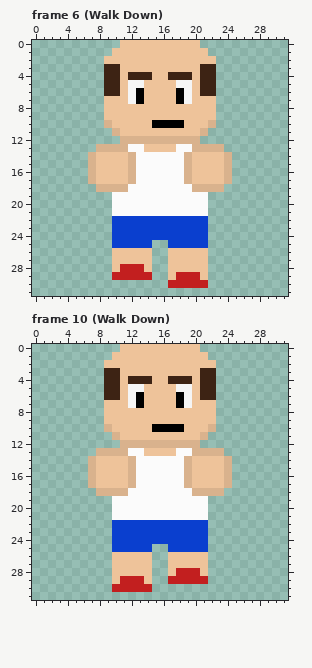
Pixel-art file -- build/Aseprite files/player Model template.aseprite. The picture above was drawn from the file before the commit.
32x32 pixels, 18 frames. Shown: frame 6 (Walk Down), frame 10 (Walk Down). The commit also changed other frames, which this record leaves out.
New version:
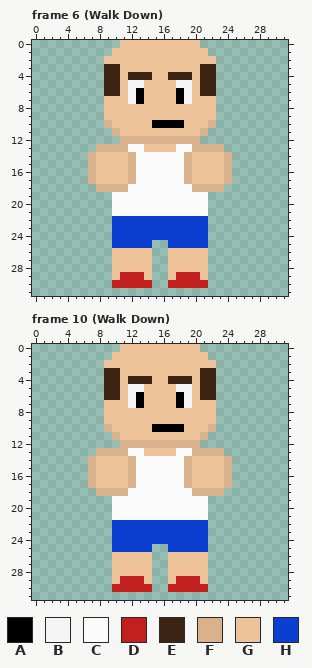
Palette (. is transparent): A #000000  B #f5f5f5  C #fbfbfb  D #c21f1f  E #3d2314  F #d9b28d  G #eec39a  H #0a3fcf
What changed:
--- frame 6 (Walk Down), layer "Craig"
@@ x 8..16 @@
 27 ..GGGGG..
-28 ..GDDDG..
-29 ..DDDDD..
-30 .........
+28 ..GGGGG..
+29 ..GDDDG..
+30 ..DDDDD..
 31 .........
--- frame 10 (Walk Down), layer "Craig"
@@ x 15..23 @@
 27 ..GGGGG..
-28 ..GDDDG..
-29 ..DDDDD..
-30 .........
+28 ..GGGGG..
+29 ..GDDDG..
+30 ..DDDDD..
 31 .........
